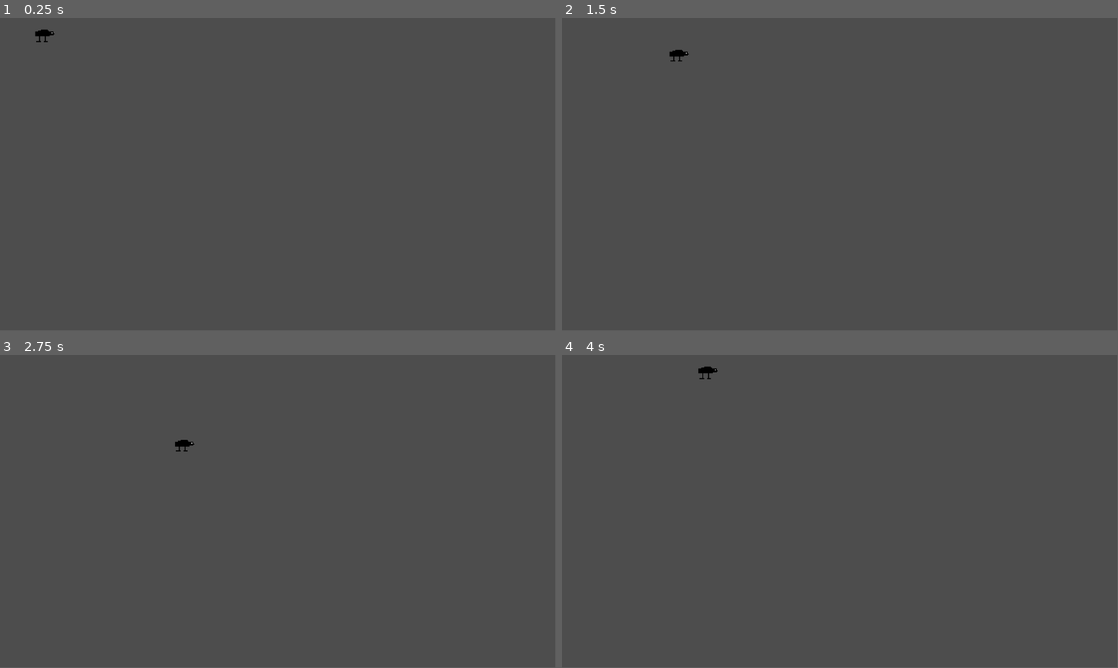
Above: before the commit, frames 1-4 (two rows, left to right).
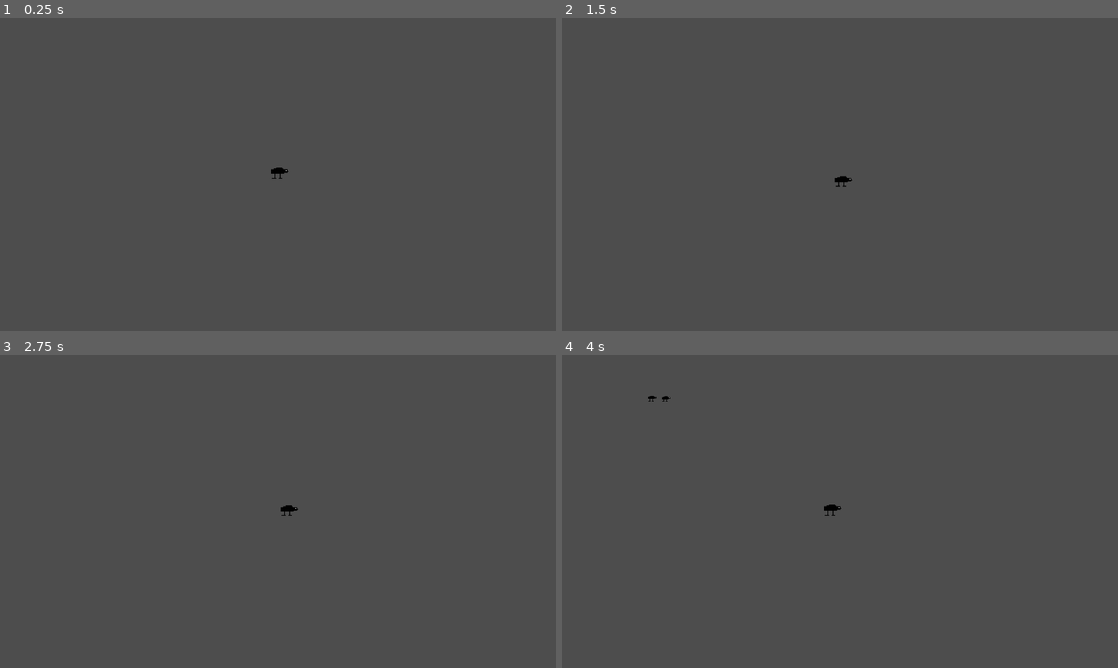
Above: after the commit, the same moments.

Repository: AtosAiresArruda/Ruina-das-Slimes
Game: Godot game, scene res://Cenas/mundo.tscn
Two runs of this game, one before a commit and one after it. Both use one fixed random seed, a clock stepped at 60 frames per second and the inputs below.
Inputs:
- Up to frame 1 (0.25 s): no input
- Up to frame 2 (1.5 s): hold D (Right) 0.53-1.28 s; hold S (Down) from 1.28 s (still down)
- Up to frame 3 (2.75 s): tap Enter at 2 s; release S (Down) at 2.03 s; hold D (Right) from 2.03 s (still down)
- Up to frame 4 (4 s): release D (Right) at 2.78 s; hold W (Up) 2.78-3.53 s; hold A (Left) from 3.53 s (still down)
In our replay, the window is 799x449 before the commit and 800x450 after it. These sizes can differ from the game's own. Grey fills any space a smaller window leaves; there, only what the larger window draws over its background counts as a difference.

The runs differ from the first frame. In frame 1, 0.1% of the frame differs, in the area x 6-52%, y 3-52%; in frame 2, 0.1%; in frame 3, 0.1%; in frame 4, 0.2%, in the area x 15-51%, y 3-52%.

Commit message:
Added Stalking Logic/ Added Camera Follow to Player/ Added Bugfix to avoid sticking of collision boxes to each other / Adjusted some naming conventions

Diff:
--- /dev/null
+++ b/Cenas/Enemy.tscn
@@ -0,0 +1,18 @@
+[gd_scene load_steps=4 format=3 uid="uid://bfqb6qfs02n08"]
+
+[ext_resource type="Script" uid="uid://b5maxiiqswm6r" path="res://Scripts/EnemyBehavior.gd" id="1_i8v1b"]
+[ext_resource type="Texture2D" uid="uid://braxoin6p152e" path="res://assets/spr_patoCracudo-Sheet.png" id="2_tp8xb"]
+
+[sub_resource type="RectangleShape2D" id="RectangleShape2D_tp8xb"]
+size = Vector2(51, 17)
+
+[node name="Enemy" type="CharacterBody2D"]
+script = ExtResource("1_i8v1b")
+speed = 75.0
+
+[node name="Sprite2D" type="Sprite2D" parent="."]
+texture = ExtResource("2_tp8xb")
+
+[node name="CollisionShape2D" type="CollisionShape2D" parent="."]
+position = Vector2(4.5, 8.5)
+shape = SubResource("RectangleShape2D_tp8xb")
--- a/Cenas/Jogador.tscn
+++ b/Cenas/Jogador.tscn
@@ -31,6 +31,7 @@
 script = ExtResource("1_twm4h")
 
 [node name="CollisionShape2D" type="CollisionShape2D" parent="."]
+position = Vector2(0, -4)
 shape = SubResource("RectangleShape2D_4ee2j")
 
 [node name="AnimatedSprite2D" type="AnimatedSprite2D" parent="."]
--- a/Cenas/mundo.tscn
+++ b/Cenas/mundo.tscn
@@ -1,8 +1,26 @@
-[gd_scene load_steps=2 format=3 uid="uid://cbvnfp7ifv7se"]
+[gd_scene load_steps=4 format=3 uid="uid://cbvnfp7ifv7se"]
 
 [ext_resource type="PackedScene" uid="uid://b2aldla6h65yh" path="res://Cenas/Jogador.tscn" id="1_oji8i"]
+[ext_resource type="Script" uid="uid://c3clylt4xp7q" path="res://Scripts/EnemySpawner.gd" id="3_qboq2"]
+[ext_resource type="PackedScene" uid="uid://bfqb6qfs02n08" path="res://Cenas/Enemy.tscn" id="4_qvmr6"]
 
 [node name="Mundo" type="Node2D"]
 
-[node name="CharacterBody2D" parent="." instance=ExtResource("1_oji8i")]
-position = Vector2(89, 40)
+[node name="Player" parent="." instance=ExtResource("1_oji8i")]
+position = Vector2(640, 360)
+safe_margin = 0.2
+
+[node name="Camera2D" type="Camera2D" parent="Player"]
+limit_enabled = false
+limit_left = 0
+limit_top = 0
+limit_right = 1270
+limit_bottom = 720
+position_smoothing_enabled = true
+position_smoothing_speed = 8.0
+
+[node name="Spawner" type="Node2D" parent="."]
+position = Vector2(640, 360)
+script = ExtResource("3_qboq2")
+enemy_scene = ExtResource("4_qvmr6")
+interval = 1.0
--- /dev/null
+++ b/Scripts/EnemyBehavior.gd
@@ -0,0 +1,27 @@
+extends  CharacterBody2D
+
+@export var speed: float = 100.0
+@export var collision_distance:float = 16.0
+@export var push_force: float = 0.2
+
+var player: CharacterBody2D = null
+
+func _physics_process(delta: float):
+	if player == null:
+		return
+	var direction: Vector2 = (player.position - global_position).normalized()
+	velocity = direction * speed
+	move_and_slide()
+
+	_overlapping_handler()
+
+func _overlapping_handler():
+	if player == null:
+		return
+	var distance = (player.global_position - global_position).length()
+	if distance < collision_distance:
+		#direcao do empurrao = direcao do vetor invertido
+		var push =- (player.global_position - global_position).normalized()
+		#aplica o empurrao proporcional a distancia multiplicado ajuste de forca (esse ajuste é geralmente um valor entre 0 e 1 onde 1 é a distancia total)
+		#quanto maior o valor de push_force, mais rapido o inimigo sera empurrado para fora [pode causar impressao de teleporte]
+		global_position+=push*(collision_distance - distance) * push_force
--- /dev/null
+++ b/Scripts/EnemySpawner.gd
@@ -0,0 +1,44 @@
+extends Node2D
+
+@export var enemy_scene: PackedScene
+@export var interval: float = 2.0
+@onready var player: Node2D = $"../Player"
+@onready var camera: Camera2D = player.get_node("Camera2D")
+
+func _ready():
+	timer()
+
+func spawn_enemy() -> void:
+	if enemy_scene == null:
+		return
+
+	var enemy = enemy_scene.instantiate()
+	var side = randi() % 4
+	var position = Vector2.ZERO #inializa position
+
+	# get camera bounds
+	var viewport_rect = get_viewport_rect()
+	var cam_pos = camera.global_position
+	var camera_bounds = Rect2(cam_pos - viewport_rect.size / 2, viewport_rect.size)
+
+	match side:
+		0:  #left #change change to -50 if on center
+			position.x = camera_bounds.position.x - 50
+			position.y = randf_range(camera_bounds.position.y, camera_bounds.end.y)
+		1:  # right #change to +50 if on center
+			position.x = camera_bounds.end.x + 50
+			position.y = randf_range(camera_bounds.position.y, camera_bounds.end.y)
+		2:  # top
+			position.y = camera_bounds.position.y - 50
+			position.x = randf_range(camera_bounds.position.x, camera_bounds.end.x)
+		3:  # bottom
+			position.y = camera_bounds.end.y + 50
+			position.x = randf_range(camera_bounds.position.x, camera_bounds.end.x)
+
+	enemy.global_position = position
+	enemy.player = player
+	get_parent().add_child(enemy)
+
+func timer():
+	spawn_enemy()
+	get_tree().create_timer(interval).timeout.connect(timer)
--- a/Scripts/Jogador.gd
+++ b/Scripts/Jogador.gd
@@ -1,7 +1,7 @@
 extends CharacterBody2D
 
 #Status Base
-const SPEED = 200.0
+@export var SPEED:float = 200.0
 var life = 100
 
 #Atributos
--- a/project.godot
+++ b/project.godot
@@ -14,6 +14,12 @@
 run/main_scene="uid://cbvnfp7ifv7se"
 config/features=PackedStringArray("4.5", "Forward Plus")
 config/icon="res://icon.svg"
+
+[display]
+
+window/size/viewport_width=1280
+window/size/viewport_height=720
+window/size/mode=2
 
 [input]
 
Not shown, added: Scripts/EnemyBehavior.gd.uid
Not shown, added: Scripts/EnemySpawner.gd.uid
